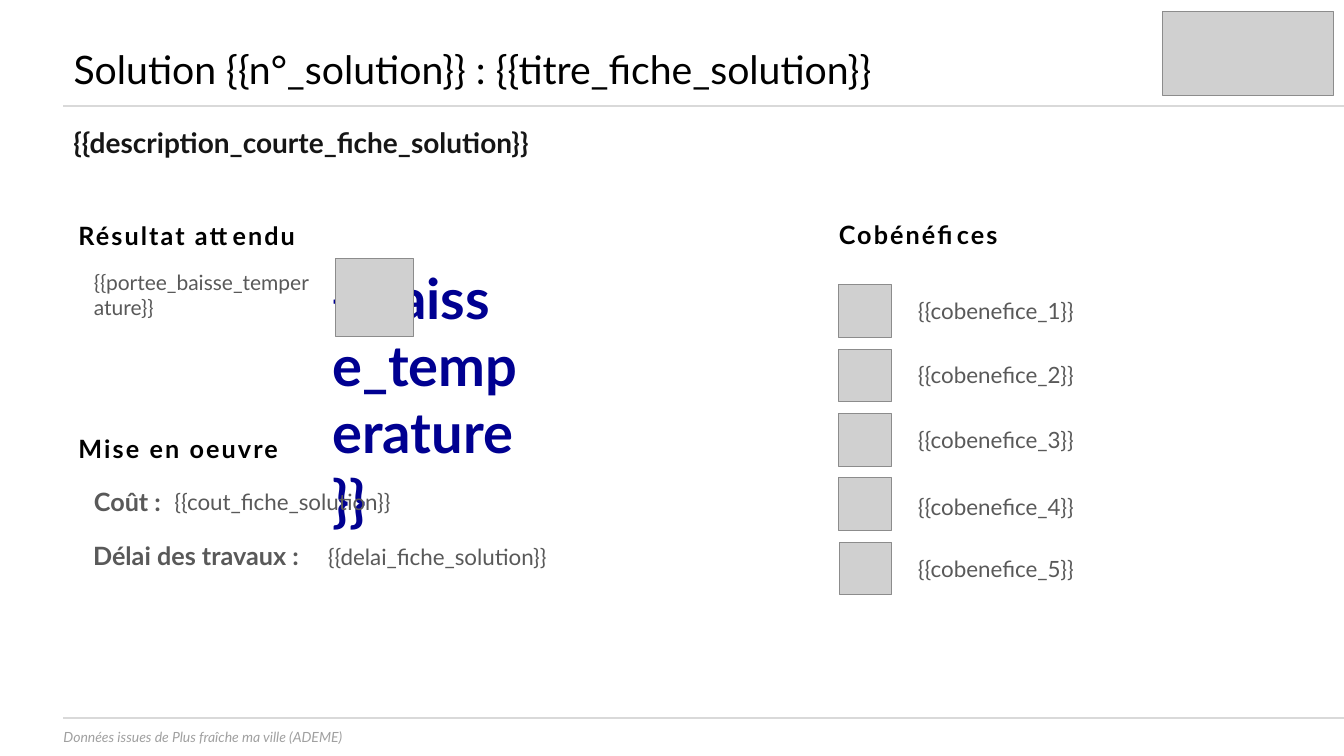
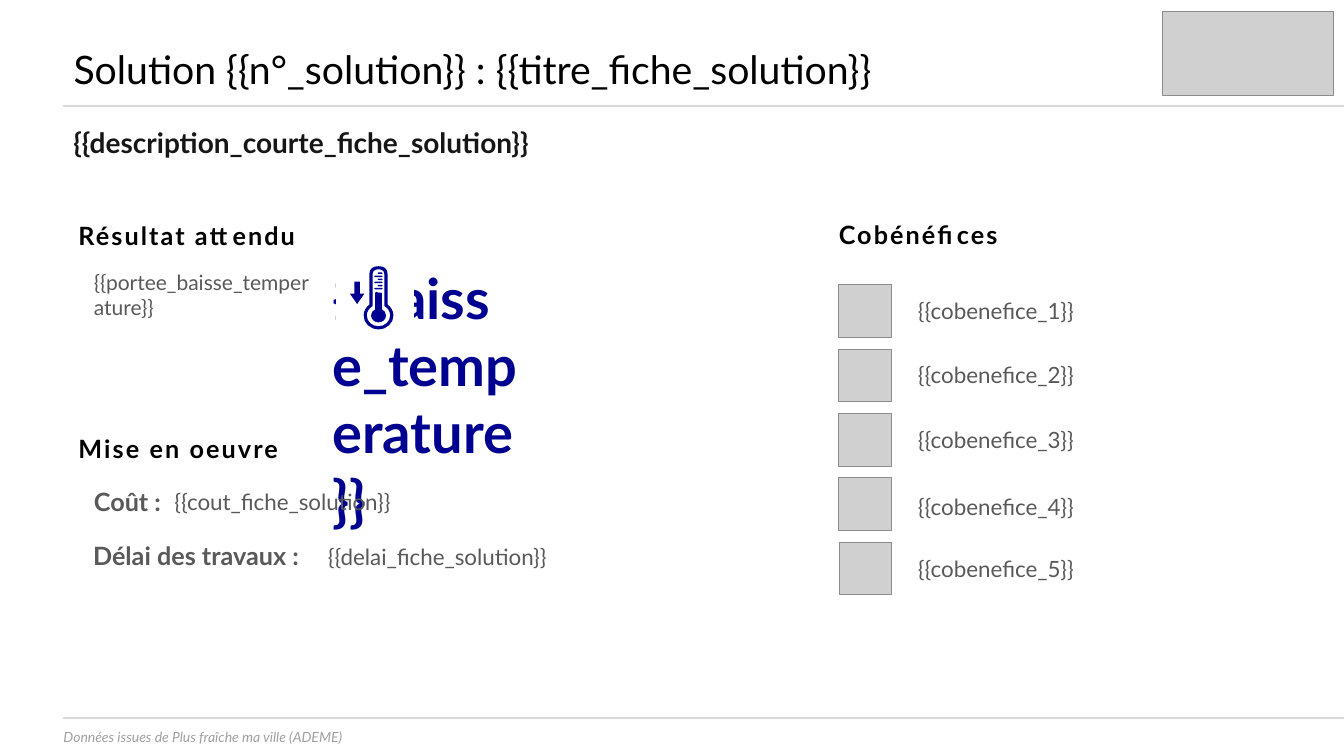
Before and after one commit to incubateur-ademe/plusfraichemaville-site, a slide deck: slide 6 of public/templates/template_synthese_projet.pptx. Drawn at 1344x756 pixels with LibreOffice and Linux fonts; fonts in the diff are those of the drawing; grey boxes stand for pictures. Boxes give left, top, right and bottom in pixels: in the first picture for what was removed or moved away, otherwise in the second. Text is boxed around its words. In the diff, an @@ line names an element or a change of style, - is before the commit and + after.

```diff
--- a/public/templates/template_synthese_projet.pptx
+++ b/public/templates/template_synthese_projet.pptx
@@ picture removed at (336,259,413,337) @@
@@ group added at (336,259,413,337): 10 freeform shapes @@
```
Also in this commit, not shown: 2 other slides changed.
